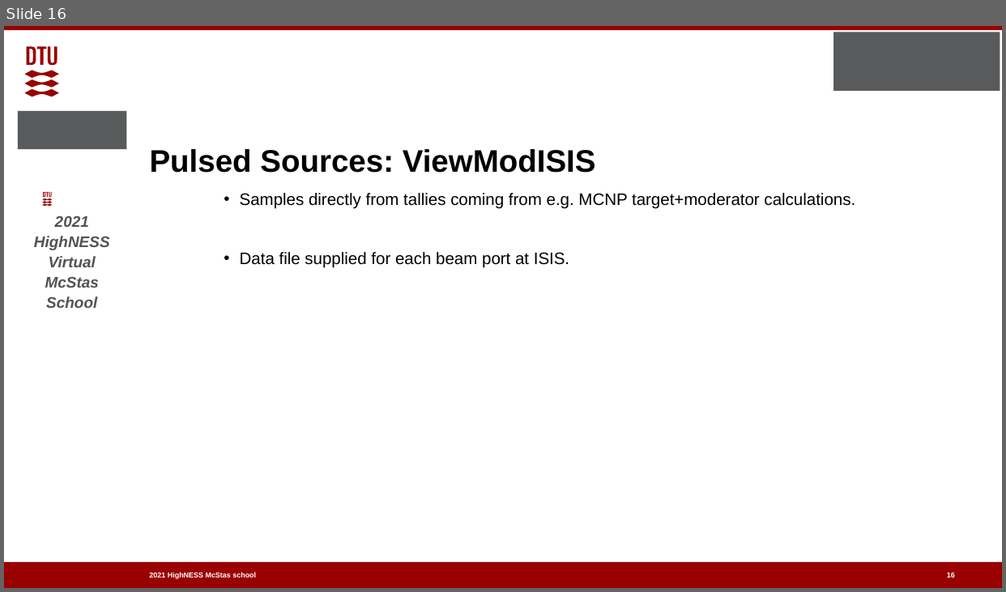
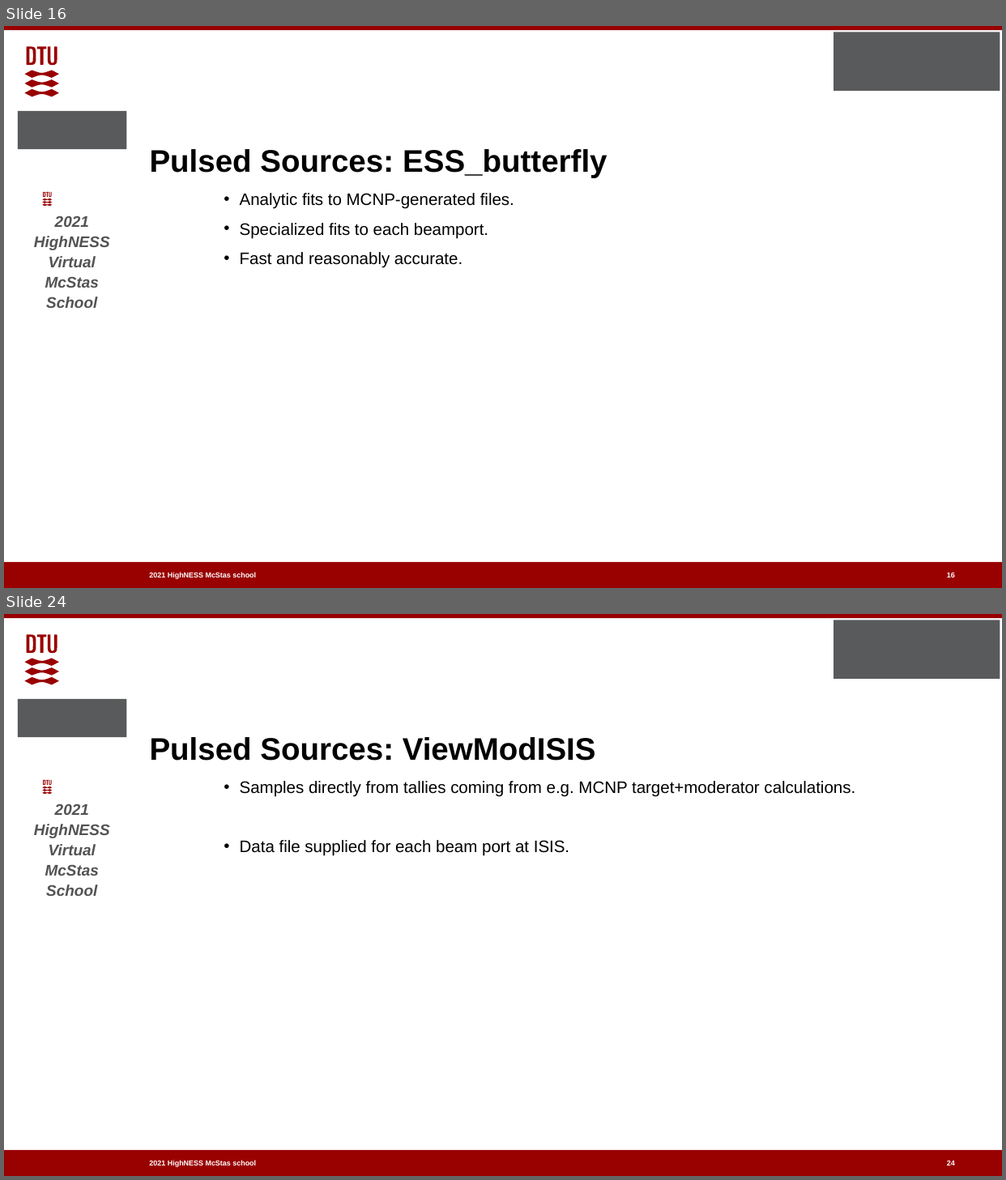
Before and after one commit to McStasMcXtrace/Schools, a slide deck: ESS_May_2021/Wednesday_May_5th/2_Component_basics/2_Sources_and_Monitors_2.pptx. Shown one above the other, each under a label of ours: slide 16 before the commit, slides 16 and 24 after it; the slides between them are not shown. The pictures are 1006x592 and 1006x1180 pixels, drawn with LibreOffice and Linux fonts; fonts in the diff are those of the drawing; background and template pictures are left out. Boxes give left, top, right and bottom in pixels: in the first picture for what was removed or moved away, otherwise in the second. Text is boxed around its words. In the diff, an @@ line names an element or a change of style, - is before the commit and + after.

```diff
--- a/ESS_May_2021/Wednesday_May_5th/2_Component_basics/2_Sources_and_Monitors_2.pptx
+++ b/ESS_May_2021/Wednesday_May_5th/2_Component_basics/2_Sources_and_Monitors_2.pptx
@@ slide 16 added at (4,26,1002,588), background #FFFFFF; not listed: 8 template elements that a slide beside it also shows @@
@@ text added at (150,149,607,177), 30 pt, text #000000, bold @@
+Pulsed Sources: ESS_butterfly
@@ text added at (240,193,514,268), 16 pt, text #000000 @@
+• Analytic fits to MCNP-generated files.
+• Specialized fits to each beamport.
+• Fast and reasonably accurate.
@@ page number added at (947,572,955,578), 7 pt, text #FFFFFF, bold @@
+16
@@ what was slide 16 is now slide 24 @@
```
Also in this commit, not shown: 5 slides changed, 7 other slides added.
